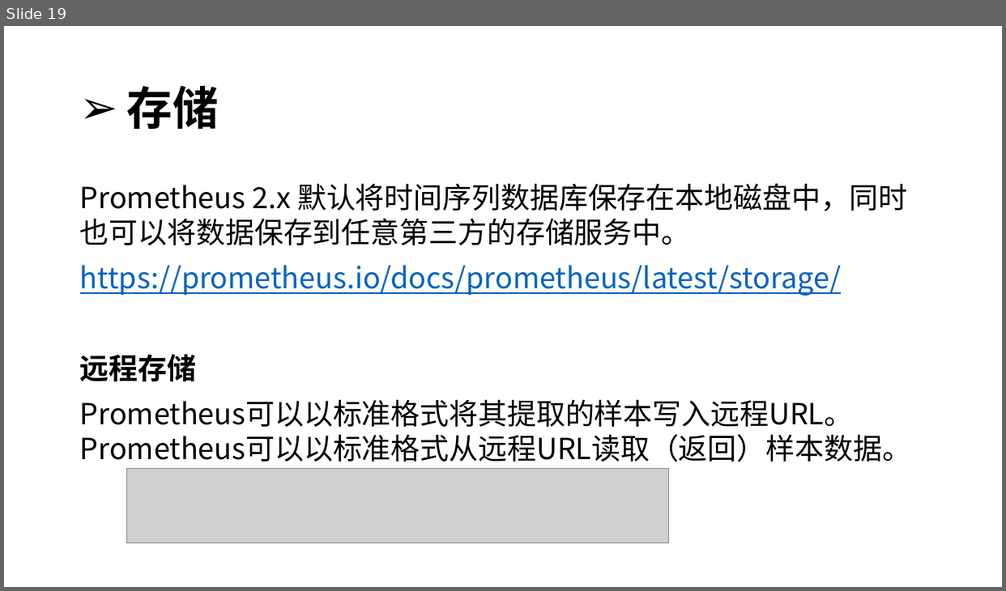
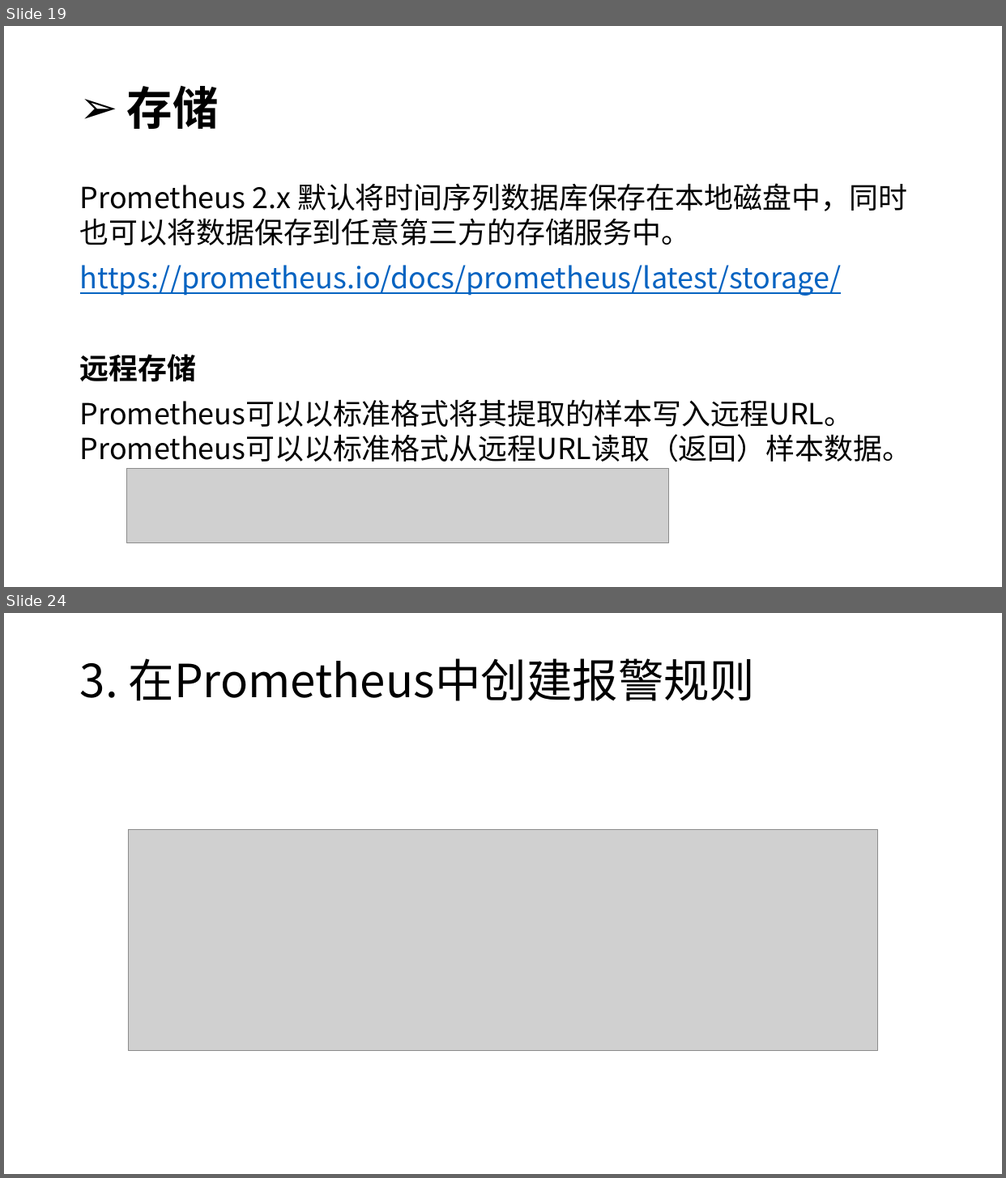
Before and after one commit to kingreatwill/open, a slide deck: files/Prometheus.pptx. Shown one above the other, each under a label of ours: slide 19 before the commit, slides 19 and 24 after it; the slides between them are not shown. The pictures are 1006x591 and 1006x1178 pixels, drawn with LibreOffice and Linux fonts; fonts in the diff are those of the drawing; grey boxes stand for pictures. Boxes give left, top, right and bottom in pixels: in the first picture for what was removed or moved away, otherwise in the second. Text is boxed around its words. In the diff, an @@ line names an element or a change of style, - is before the commit and + after.

```diff
--- a/files/Prometheus.pptx
+++ b/files/Prometheus.pptx
@@ slide 24 added at (x1=4, y1=613, x2=1002, y2=1174), background #FFFFFF @@
@@ title added at (x1=80, y1=658, x2=756, y2=701), 44 pt, text #000000 @@
+3. 在Prometheus中创建报警规则
@@ picture added at (x1=128, y1=830, x2=878, y2=1052) @@
```
Also in this commit, not shown: 3 slides changed, 10 other slides added, 4 other files.
